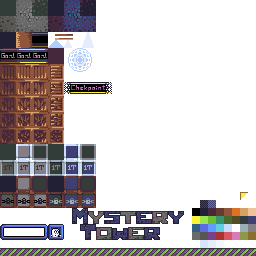
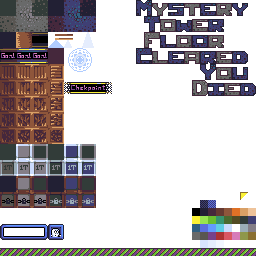
Layer changes from the first 256px x 256px image to the second:
added layer "tiled-messages" above "tiled-colors" over [136,0,256,96]
renamed "Visible" to "tiled-colors", hid it, painted on it over [72,0,256,240]
removed layer "outline 2" over [88,211,168,240]
removed layer "color 2" over [88,211,168,240]
removed layer "outline 1" over [72,208,184,240]
removed layer "color 1" over [72,208,184,240]
